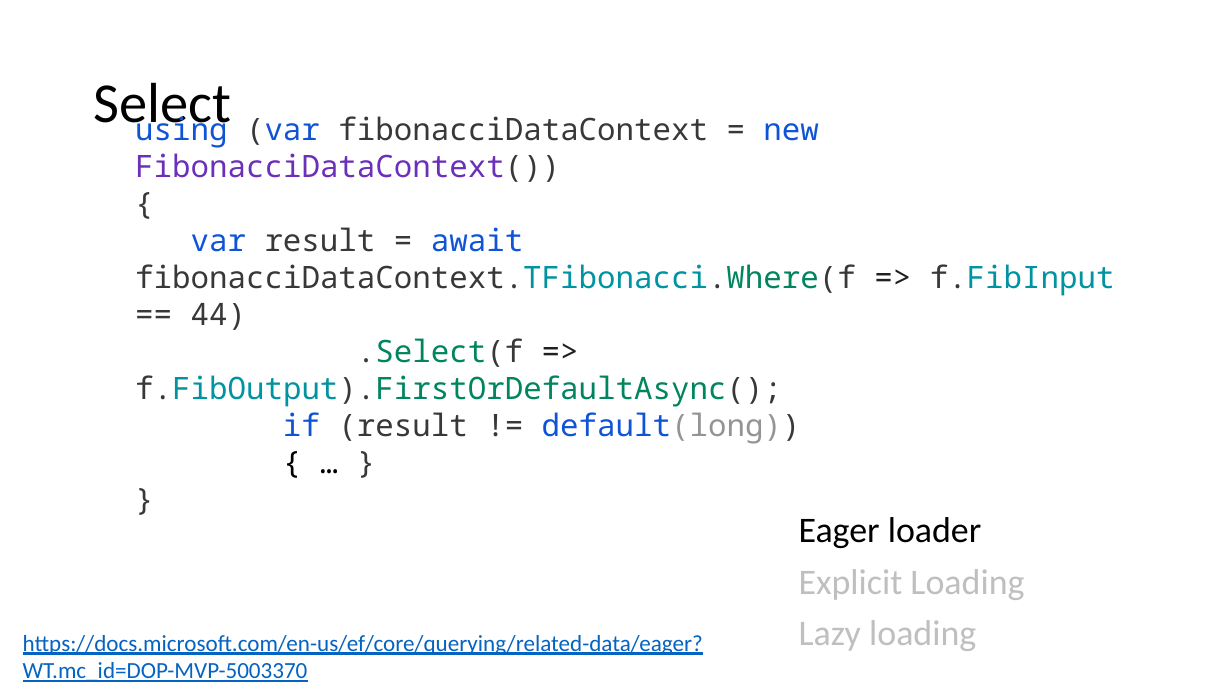
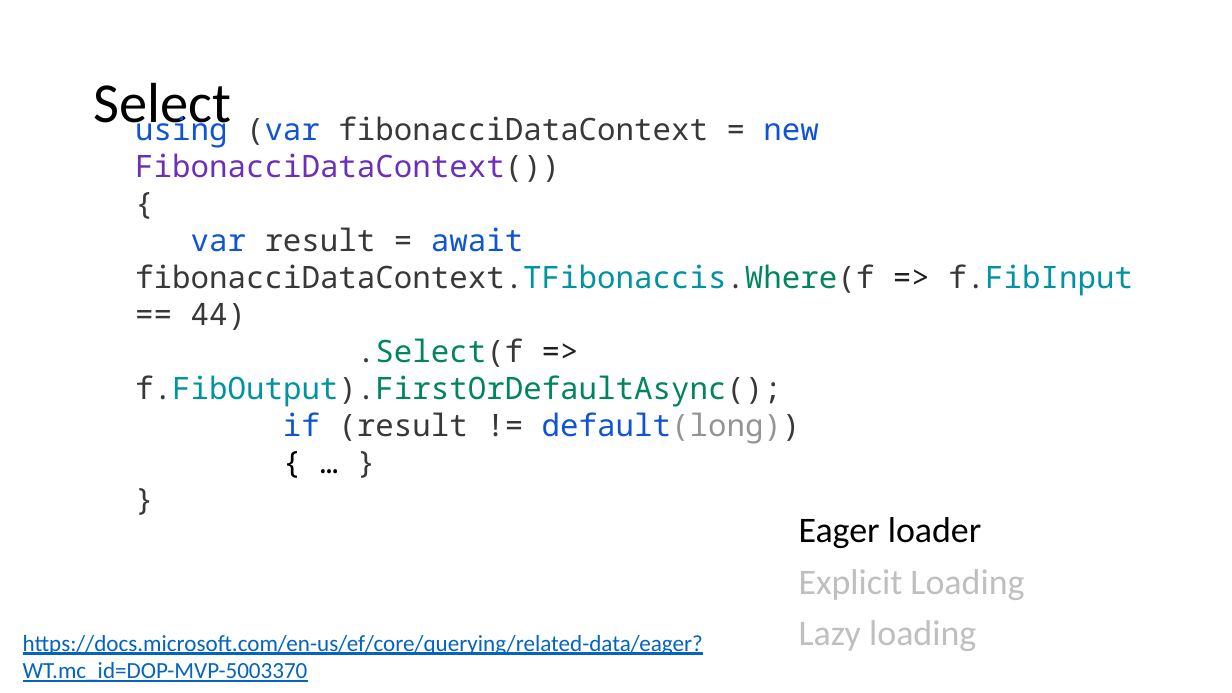
Before and after one commit to guillaume-chervet/course.dotnet, a slide deck: slide 136 of documentations/dotnet6.pptx. Drawn at 1232x693 pixels with LibreOffice and Linux fonts; fonts in the diff are those of the drawing. Boxes give left, top, right and bottom in pixels: in the first picture for what was removed or moved away, otherwise in the second. Text is boxed around its words. In the diff, an @@ line names an element or a change of style, - is before the commit and + after.

```diff
--- a/documentations/dotnet6.pptx
+++ b/documentations/dotnet6.pptx
@@ text at box(135, 112, 1133, 444): text changed @@
-using (var fibonacciDataContext = new FibonacciDataContext())
-{
-var result = await fibonacciDataContext.TFibonacci.Where(f => f.FibInput == 44)
-.Select(f => f.FibOutput).FirstOrDefaultAsync();
-if (result != default(long))
-{ … }
+using (var fibonacciDataContext = new FibonacciDataContext())
+{
+var result = await fibonacciDataContext.TFibonaccis.Where(f => f.FibInput == 44)
+.Select(f => f.FibOutput).FirstOrDefaultAsync();
+if (result != default(long))
+{ … }
```
Also in this commit, not shown: 10 other slides changed.
